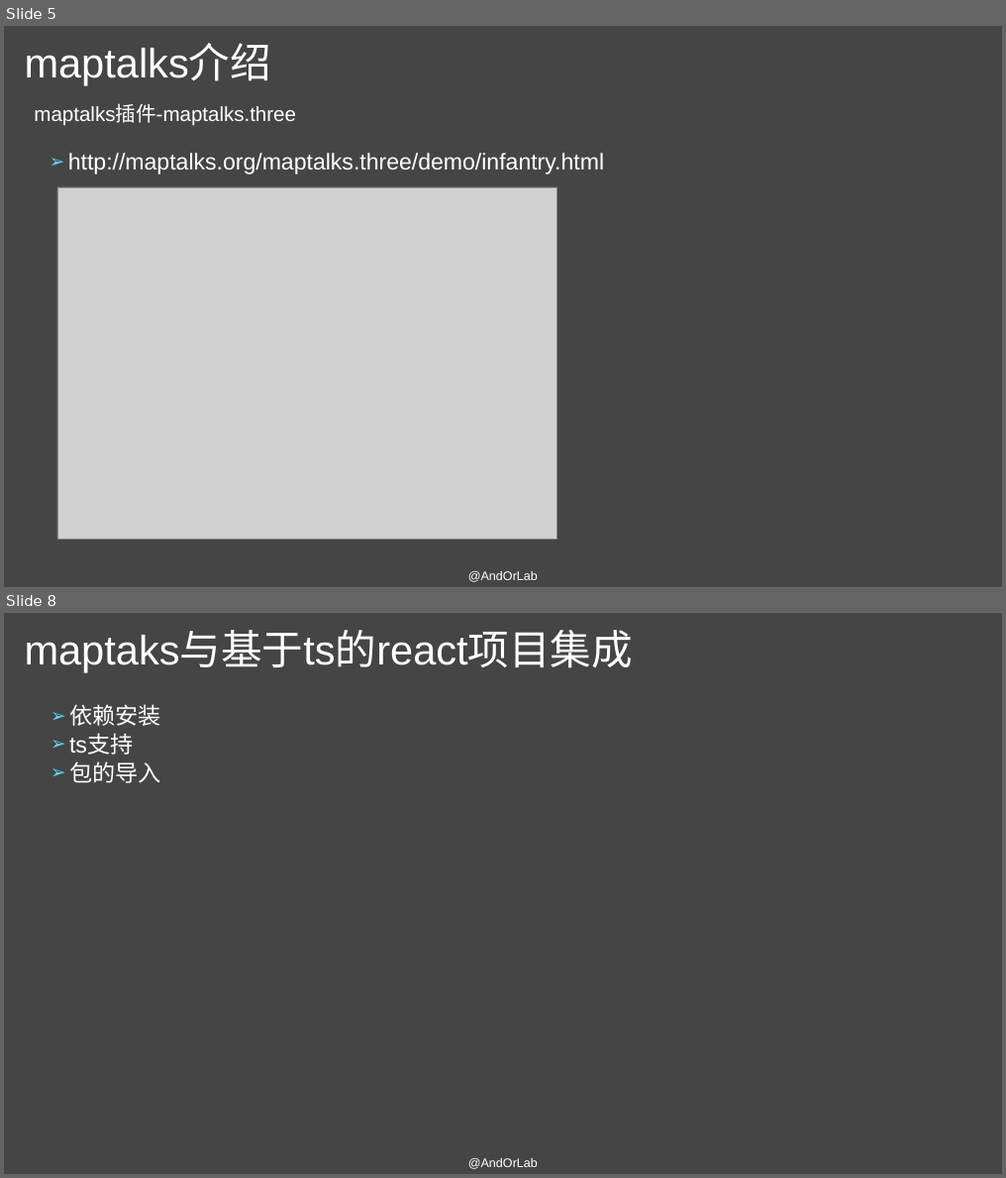
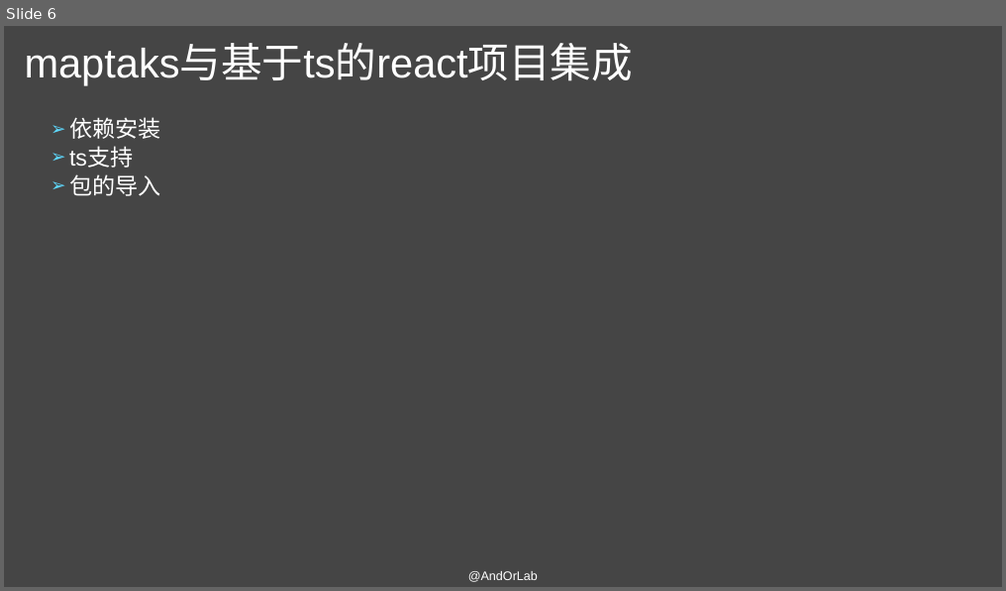
Before and after one commit to AndorLab/TodoList, a slide deck: contents/2018-11-14-杜秀秀/maptalks使用基础.pptx. Shown one above the other, each under a label of ours: slides 5 and 8 before the commit, slide 6 after it; the slides between them are not shown. The pictures are 1006x1178 and 1006x591 pixels, drawn with LibreOffice and Linux fonts; fonts in the diff are those of the drawing; grey boxes stand for pictures. Boxes give left, top, right and bottom in pixels: in the first picture for what was removed or moved away, otherwise in the second. Text is boxed around its words. In the diff, an @@ line names an element or a change of style, - is before the commit and + after.

```diff
--- a/contents/2018-11-14-杜秀秀/maptalks使用基础.pptx
+++ b/contents/2018-11-14-杜秀秀/maptalks使用基础.pptx
@@ slide 5 removed at bbox=[4, 26, 1002, 587], background #454545 @@
@@ title removed at bbox=[25, 45, 272, 85] @@
-maptalks介绍
@@ text removed at bbox=[34, 105, 296, 126] @@
-maptalks插件-maptalks.three
@@ text removed at bbox=[68, 153, 604, 174] @@
-➢ http://maptalks.org/maptalks.three/demo/infantry.html
@@ picture removed at bbox=[57, 187, 557, 540] @@
@@ text removed at bbox=[468, 571, 538, 582] @@
-@AndOrLab
@@ what was slide 8 is now slide 6 @@
```
Also in this commit, not shown: 17 slides changed, 5 slides added, 2 other slides removed.
